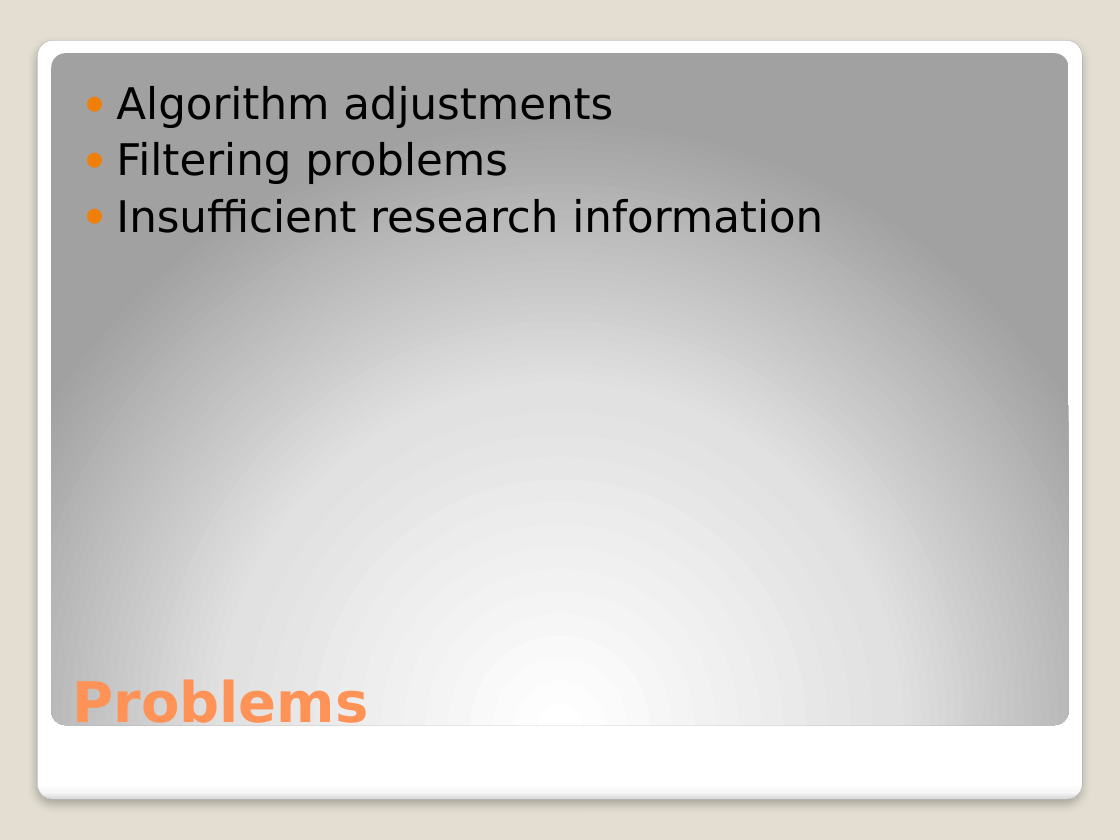
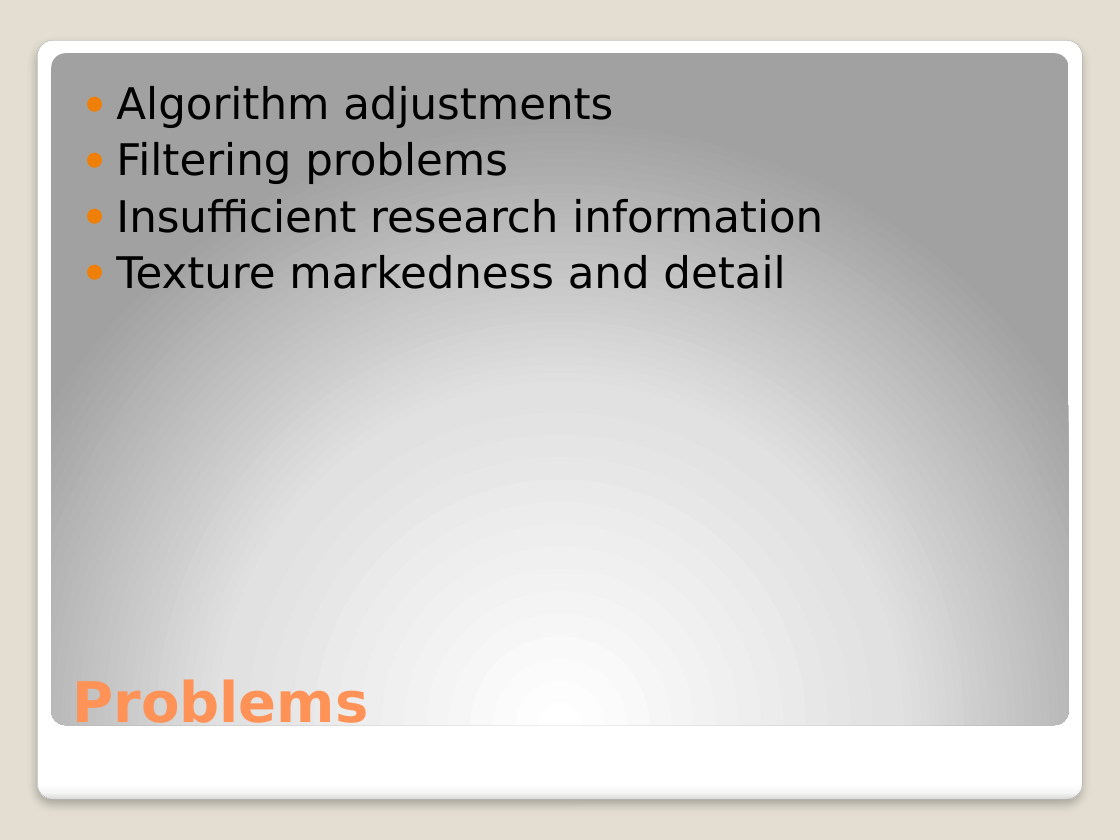
Before and after one commit to naskovai/cash-scanner, a slide deck: slide 6 of docs/Cash Scanner.pptx. Drawn at 1120x840 pixels with LibreOffice and Linux fonts; fonts in the diff are those of the drawing. Boxes give left, top, right and bottom in pixels: in the first picture for what was removed or moved away, otherwise in the second. Text is boxed around its words. In the diff, an @@ line names an element or a change of style, - is before the commit and + after.

```diff
--- a/docs/Cash Scanner.pptx
+++ b/docs/Cash Scanner.pptx
@@ text at bbox=[116, 255, 785, 289]: paragraph added @@
+● Texture markedness and detail
```
Also in this commit, not shown: 3 other slides changed, 2 slides added, 2 slides removed.
